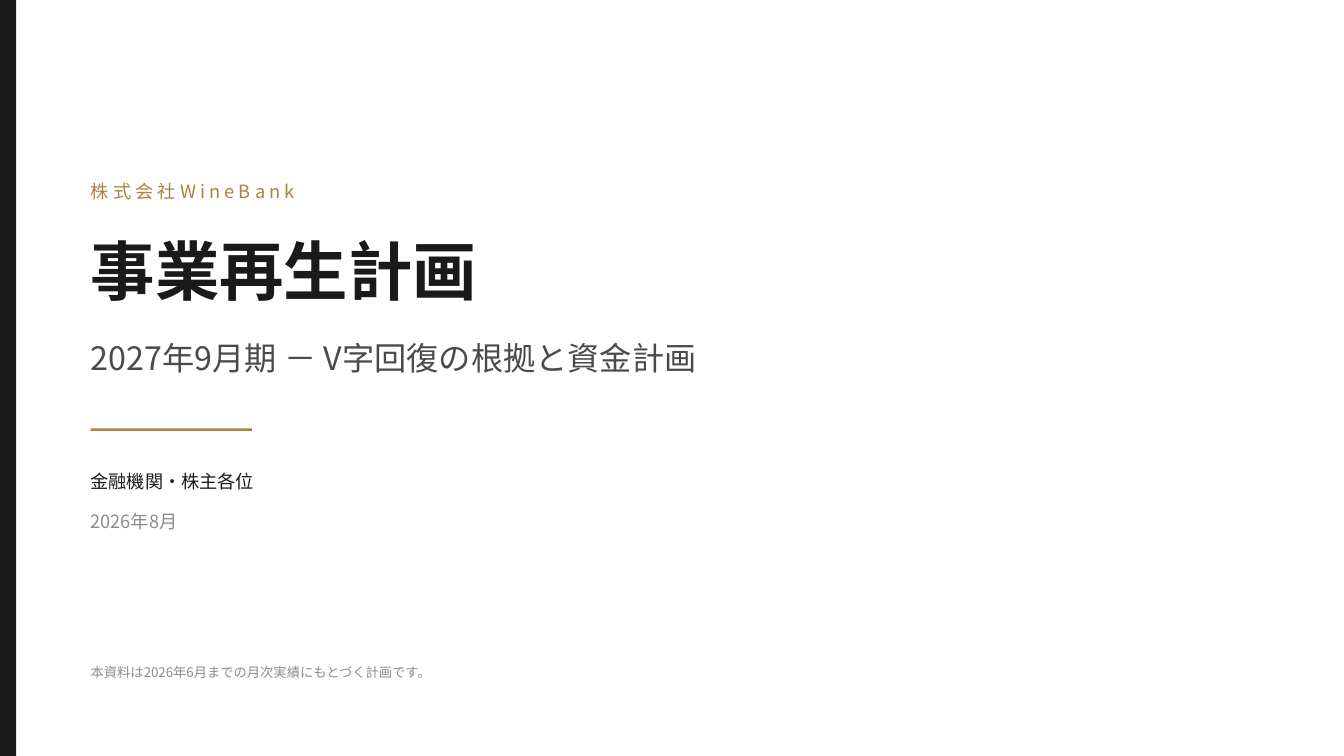
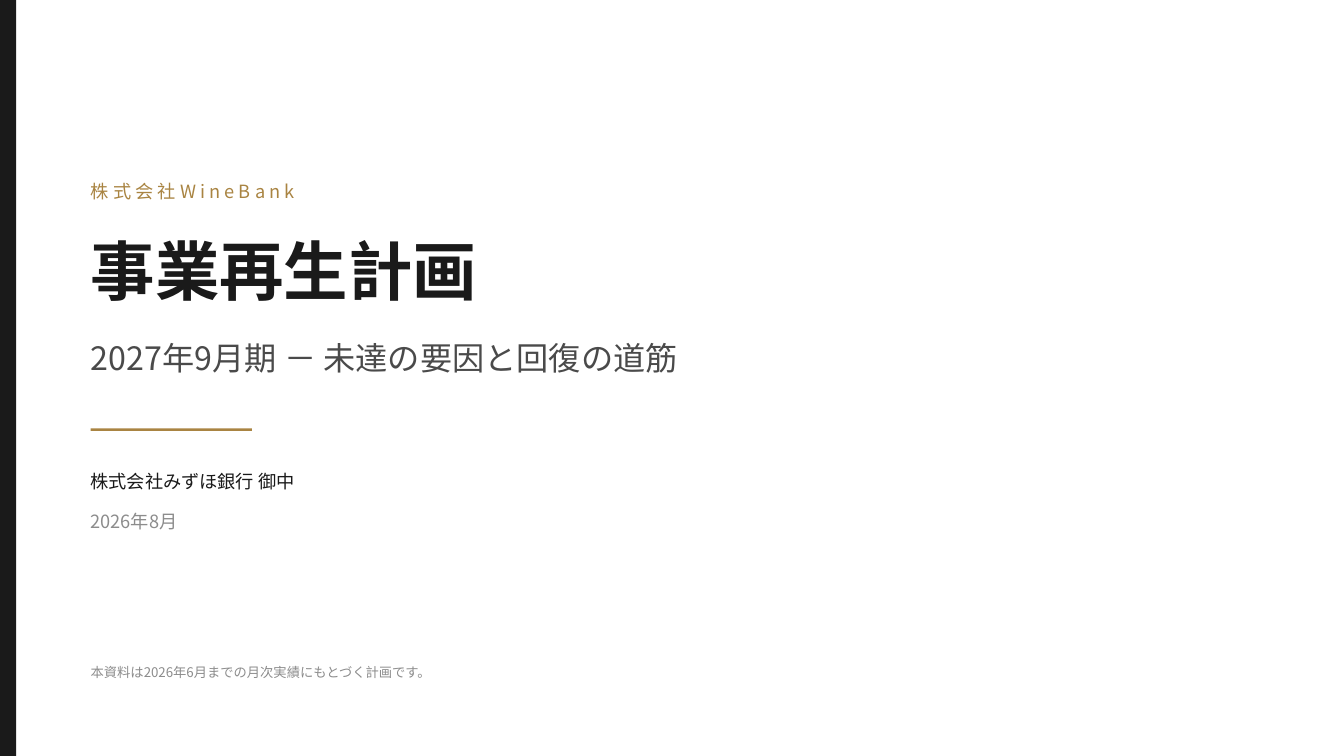
Before and after one commit to nakano-winebank/wine-auction, a slide deck: slide 1 of out/WineBank_FY2027_銀行提出.pptx. Drawn at 1344x756 pixels with LibreOffice and Linux fonts; fonts in the diff are those of the drawing. Boxes give left, top, right and bottom in pixels: in the first picture for what was removed or moved away, otherwise in the second. Text is boxed around its words. In the diff, an @@ line names an element or a change of style, - is before the commit and + after.

```diff
--- a/out/WineBank_FY2027_銀行提出.pptx
+++ b/out/WineBank_FY2027_銀行提出.pptx
@@ text at [91,343,677,373]: text changed @@
-2027年9月期 － V字回復の根拠と資金計画
+2027年9月期 － 未達の要因と回復の道筋
@@ text at [91,472,294,490]: text changed @@
-金融機関・株主各位
+株式会社みずほ銀行 御中
```
Also in this commit, not shown: 9 other slides changed, 2 slides added, 2 slides removed, 10 other files.
